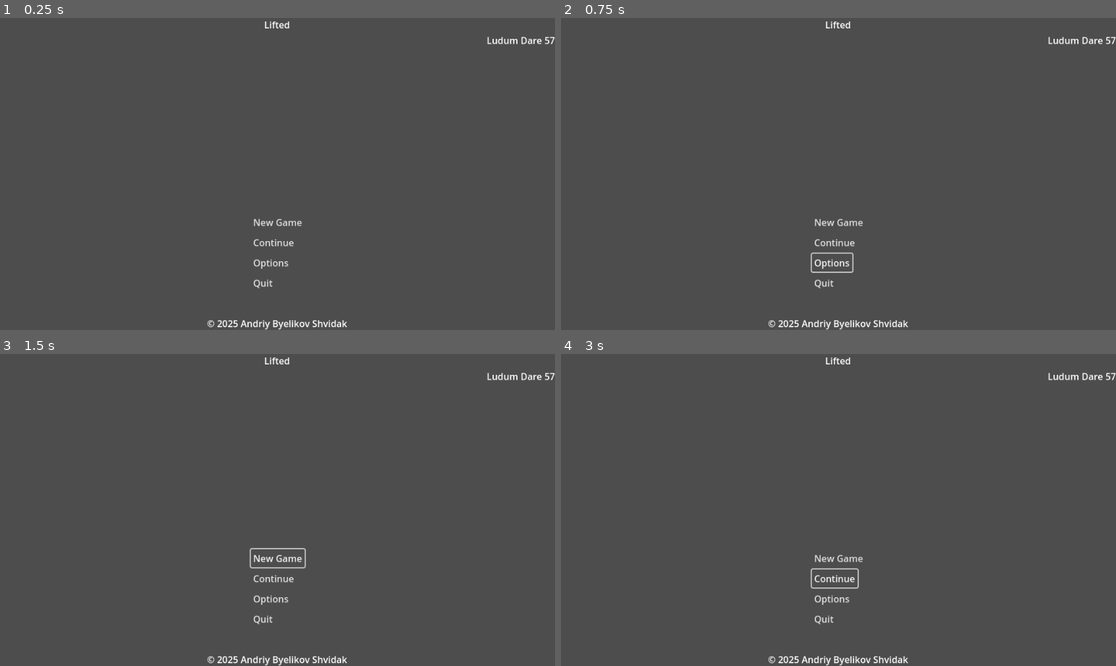
Above: before the commit, frames 1-4 (two rows, left to right).
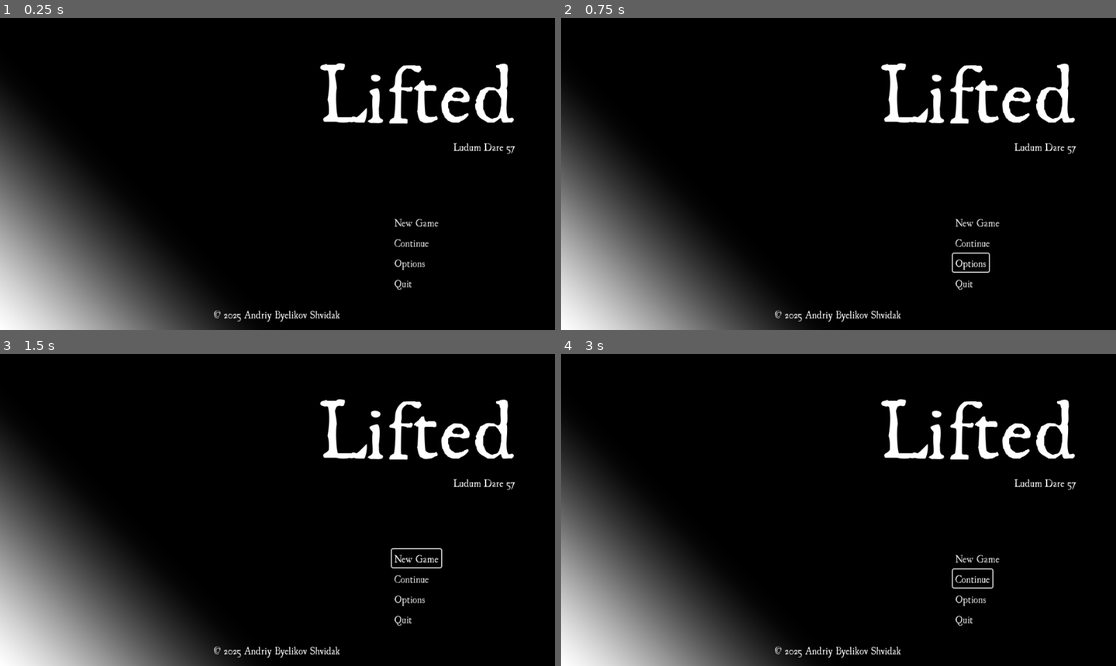
Above: after the commit, the same moments.

Repository: andriybyelikov/ludumdare57
Game: Godot game, scene res://src/scenes/title.tscn
Two runs of this game, one before a commit and one after it. Both use one fixed random seed, a clock stepped at 60 frames per second and the inputs below.
Inputs:
- Up to frame 1 (0.25 s): no input
- Up to frame 2 (0.75 s): click "Options" at 0.5 s
- Up to frame 3 (1.5 s): click "New Game" at 1.25 s
- Up to frame 4 (3 s): click "New Game" at 2 s; click "Continue" at 2.75 s

The runs differ from the first frame. In frame 1, 95% of the frame differs, in the area x 0-100%, y 0-100%; in frame 2, 95%; in frame 3, 95%; in frame 4, 95%.

Commit message:
Theme title scene

Diff:
--- a/project.godot
+++ b/project.godot
@@ -22,6 +22,10 @@
 window/size/viewport_height=540
 window/size/resizable=false
 
+[gui]
+
+theme/custom="uid://logvtgtkm56j"
+
 [rendering]
 
 renderer/rendering_method="gl_compatibility"
--- a/src/scenes/title.tscn
+++ b/src/scenes/title.tscn
@@ -1,4 +1,17 @@
-[gd_scene format=3 uid="uid://4picy4dcquoj"]
+[gd_scene load_steps=3 format=3 uid="uid://4picy4dcquoj"]
+
+[sub_resource type="Gradient" id="Gradient_b5fdr"]
+interpolation_mode = 2
+interpolation_color_space = 2
+colors = PackedColorArray(1, 1, 1, 1, 0, 0, 0, 1)
+
+[sub_resource type="GradientTexture2D" id="GradientTexture2D_ygvpb"]
+gradient = SubResource("Gradient_b5fdr")
+width = 1024
+height = 1024
+use_hdr = true
+fill_from = Vector2(0, 1)
+fill_to = Vector2(0.5, 0.5)
 
 [node name="Main" type="Node"]
 
@@ -10,7 +23,42 @@
 grow_horizontal = 2
 grow_vertical = 2
 
-[node name="MainContentLayout" type="VBoxContainer" parent="UI"]
+[node name="ColorRect" type="ColorRect" parent="UI"]
+layout_mode = 1
+anchors_preset = 15
+anchor_right = 1.0
+anchor_bottom = 1.0
+grow_horizontal = 2
+grow_vertical = 2
+color = Color(0, 0, 0, 1)
+
+[node name="TextureRect" type="TextureRect" parent="UI"]
+layout_mode = 1
+anchors_preset = 15
+anchor_right = 1.0
+anchor_bottom = 1.0
+grow_horizontal = 2
+grow_vertical = 2
+texture = SubResource("GradientTexture2D_ygvpb")
+expand_mode = 1
+stretch_mode = 4
+
+[node name="CopyrightMargin" type="MarginContainer" parent="UI"]
+layout_mode = 1
+anchors_preset = 12
+anchor_top = 1.0
+anchor_right = 1.0
+anchor_bottom = 1.0
+offset_top = -55.0
+grow_horizontal = 2
+grow_vertical = 0
+
+[node name="Copyright" type="Label" parent="UI/CopyrightMargin"]
+layout_mode = 2
+size_flags_horizontal = 4
+text = "© 2025 Andriy Byelikov Shvidak"
+
+[node name="ContentLayout" type="HBoxContainer" parent="UI"]
 layout_mode = 1
 anchors_preset = 15
 anchor_right = 1.0
@@ -18,85 +66,75 @@
 grow_horizontal = 2
 grow_vertical = 2
 
-[node name="TitleContainer" type="Control" parent="UI/MainContentLayout"]
+[node name="Empty" type="Control" parent="UI/ContentLayout"]
+layout_mode = 2
+size_flags_horizontal = 3
+
+[node name="MainContentLayout" type="VBoxContainer" parent="UI/ContentLayout"]
+layout_mode = 2
+size_flags_horizontal = 3
+
+[node name="Title" type="Control" parent="UI/ContentLayout/MainContentLayout"]
 layout_mode = 2
 size_flags_vertical = 3
 
-[node name="TitleLayout" type="VBoxContainer" parent="UI/MainContentLayout/TitleContainer"]
-layout_mode = 1
-anchors_preset = 15
-anchor_right = 1.0
-anchor_bottom = 1.0
-grow_horizontal = 2
+[node name="Layout" type="VBoxContainer" parent="UI/ContentLayout/MainContentLayout/Title"]
+layout_mode = 2
+offset_left = 68.0
+offset_top = 33.0
+offset_right = 410.0
+offset_bottom = 234.0
+grow_horizontal = 0
 grow_vertical = 2
-size_flags_vertical = 3
+size_flags_horizontal = 4
+size_flags_vertical = 6
 
-[node name="Title" type="Label" parent="UI/MainContentLayout/TitleContainer/TitleLayout"]
+[node name="Title" type="Label" parent="UI/ContentLayout/MainContentLayout/Title/Layout"]
 layout_mode = 2
-size_flags_horizontal = 4
+size_flags_horizontal = 0
+theme_type_variation = &"TitleLabel"
 text = "Lifted"
 
-[node name="Subtitle" type="Label" parent="UI/MainContentLayout/TitleContainer/TitleLayout"]
+[node name="Subtitle" type="Label" parent="UI/ContentLayout/MainContentLayout/Title/Layout"]
 layout_mode = 2
 size_flags_horizontal = 8
 text = "Ludum Dare 57"
 
-[node name="MenuContainer" type="Control" parent="UI/MainContentLayout"]
+[node name="Menu" type="Control" parent="UI/ContentLayout/MainContentLayout"]
 layout_mode = 2
 size_flags_vertical = 3
 
-[node name="MenuLayout" type="VBoxContainer" parent="UI/MainContentLayout/MenuContainer"]
-layout_mode = 1
-anchors_preset = 8
-anchor_left = 0.5
-anchor_top = 0.5
-anchor_right = 0.5
-anchor_bottom = 0.5
-offset_left = -46.5
-offset_top = -68.0
-offset_right = 46.5
-offset_bottom = 68.0
-grow_horizontal = 2
+[node name="Layout" type="VBoxContainer" parent="UI/ContentLayout/MainContentLayout/Menu"]
+layout_mode = 2
+offset_left = 196.0
+offset_top = 66.0
+offset_right = 281.0
+offset_bottom = 202.0
 grow_vertical = 2
 size_flags_horizontal = 4
 size_flags_vertical = 4
 
-[node name="NewGame" type="Button" parent="UI/MainContentLayout/MenuContainer/MenuLayout"]
+[node name="NewGame" type="Button" parent="UI/ContentLayout/MainContentLayout/Menu/Layout"]
 layout_mode = 2
 size_flags_horizontal = 0
 size_flags_vertical = 4
 text = "New Game"
 flat = true
 
-[node name="Continue" type="Button" parent="UI/MainContentLayout/MenuContainer/MenuLayout"]
+[node name="Continue" type="Button" parent="UI/ContentLayout/MainContentLayout/Menu/Layout"]
 layout_mode = 2
 size_flags_horizontal = 0
 text = "Continue"
 flat = true
 
-[node name="Options" type="Button" parent="UI/MainContentLayout/MenuContainer/MenuLayout"]
+[node name="Options" type="Button" parent="UI/ContentLayout/MainContentLayout/Menu/Layout"]
 layout_mode = 2
 size_flags_horizontal = 0
 text = "Options"
 flat = true
 
-[node name="Quit" type="Button" parent="UI/MainContentLayout/MenuContainer/MenuLayout"]
+[node name="Quit" type="Button" parent="UI/ContentLayout/MainContentLayout/Menu/Layout"]
 layout_mode = 2
 size_flags_horizontal = 0
 text = "Quit"
 flat = true
-
-[node name="CopyrightMargin" type="MarginContainer" parent="UI"]
-layout_mode = 1
-anchors_preset = 12
-anchor_top = 1.0
-anchor_right = 1.0
-anchor_bottom = 1.0
-offset_top = -23.0
-grow_horizontal = 2
-grow_vertical = 0
-
-[node name="Copyright" type="Label" parent="UI/CopyrightMargin"]
-layout_mode = 2
-size_flags_horizontal = 4
-text = "© 2025 Andriy Byelikov Shvidak"
--- /dev/null
+++ b/theme.tres
@@ -0,0 +1,12 @@
+[gd_resource type="Theme" load_steps=2 format=3 uid="uid://logvtgtkm56j"]
+
+[ext_resource type="FontFile" uid="uid://58x6g171yd" path="res://assets/fonts/UglyQua.ttf" id="1_e1x85"]
+
+[resource]
+default_font = ExtResource("1_e1x85")
+MarginContainer/constants/margin_bottom = 16
+MarginContainer/constants/margin_left = 16
+MarginContainer/constants/margin_right = 16
+MarginContainer/constants/margin_top = 16
+TitleLabel/base_type = &"Label"
+TitleLabel/font_sizes/font_size = 128
Binary file added: assets/fonts/UglyQua.ttf
Not shown, added: assets/fonts/UglyQua.ttf.import
